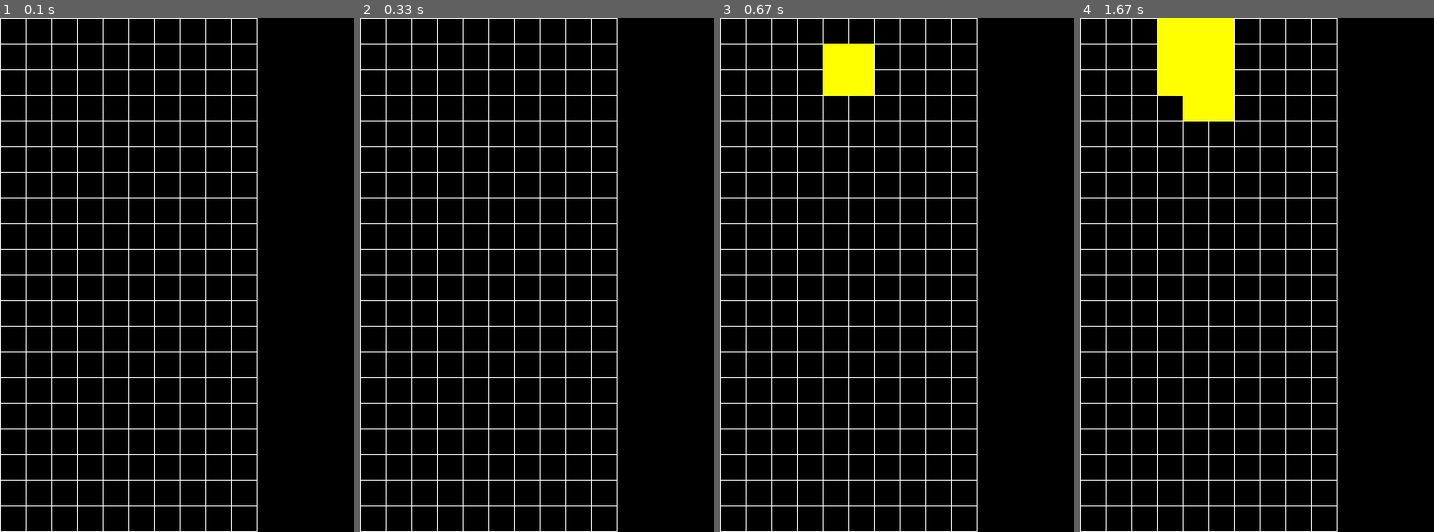
Above: before the commit, frames 1-4 (left to right).
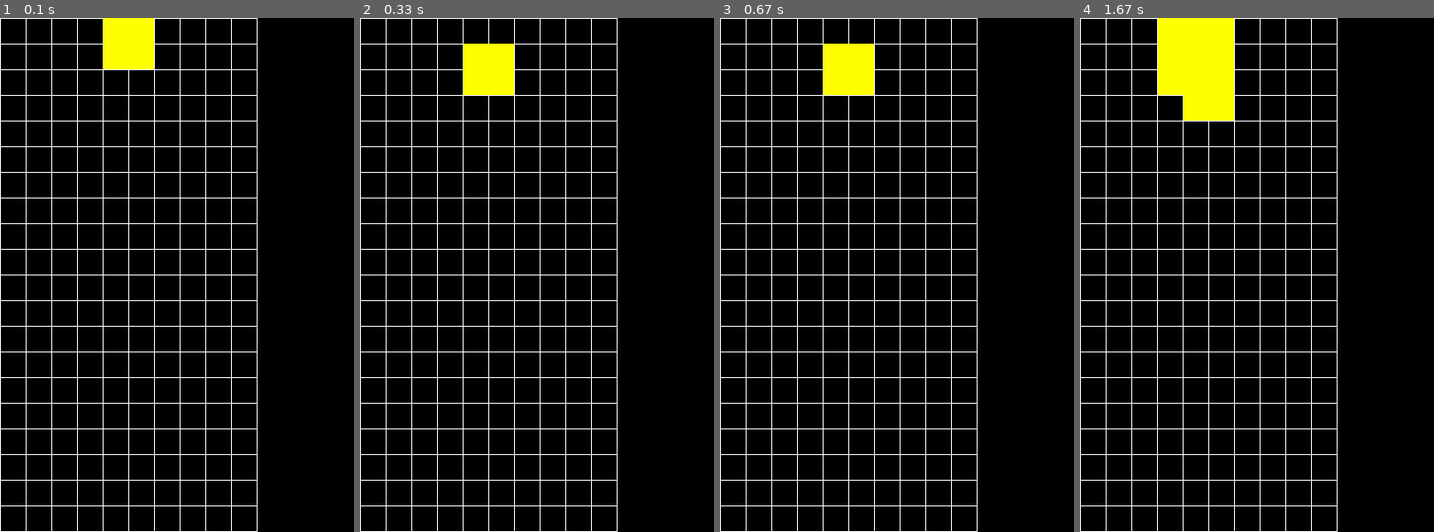
Above: after the commit, the same moments.

Repository: The-Bambi/Pygame_tetris
Game: pygame game, started from main.py
The game is run twice, just before and just after one commit, with the same random seed, the same clock (stepped at 60 frames per second) and the same inputs.
Inputs:
- Up to frame 1 (0.1 s): no input
- Up to frame 2 (0.33 s): no input
- Up to frame 3 (0.67 s): tap Right Ctrl at 0.33 s
- Up to frame 4 (1.67 s): hold Left 0.67-1.2 s; tap Right Ctrl at 0.73, 1.03, 1.3, 1.63 s; hold Down 1.23-1.53 s; hold Left from 1.57 s (still down)

The runs differ from the first frame. In frame 1, 1.4% of the frame differs, in the area x 29-44%, y 0-10%; in frame 2, 1.4%; in frame 3, nothing differs; in frame 4, nothing differs.

Commit message:
Basic piling&spawning behaviour

Diff:
--- a/block.py
+++ b/block.py
@@ -22,7 +22,6 @@
         self.cells = []
         self.next_update = []
         self.color = None
-        self.active = True
 
         if type == ".":
             self.test = anchor
@@ -52,7 +51,7 @@
         #print(self.cells[0].rect)
         for cell in self.cells:
             if cell.down is None or cell.down.piled:
-                self.active = False
+                return False
         for cell in self.cells:
             cell.color = cell.base_color
         for cell in self.cells:
@@ -61,11 +60,12 @@
             self.next_update.append(next_cell)
         self.cells = self.next_update
         self.next_update = []
+        return True
 
 
     def moveLeft(self):
         for cell in self.cells:
-            if cell.left is None:
+            if cell.left is None or cell.left.piled:
                 return
         for cell in self.cells:
             cell.color = cell.base_color
@@ -78,7 +78,7 @@
 
     def moveRight(self):
         for cell in self.cells:
-            if cell.right is None:
+            if cell.right is None or cell.right.piled:
                 return
         for cell in self.cells:
             cell.color = cell.base_color
--- a/grid.py
+++ b/grid.py
@@ -1,9 +1,9 @@
 from cell import *
 from block import *
+from pile import *
 from random import choice
 
 class Grid:
-
     def __init__(self, x_amount, y_amount, screen):
         self.grid = [[Cell(x*29, y*29, 30, 30, screen) for x in range(x_amount)] for y in range(y_amount)]
         for y, line in enumerate(self.grid):
@@ -17,6 +17,7 @@
                 if x < x_amount - 1:
                     cell.right = self.grid[y][x+1]
         self.activeBlock = None
+        self.pile = Pile()
 
     def show(self):
         for line in self.grid:
@@ -25,8 +26,11 @@
 
     def update(self, frameCount):
         if frameCount%60 == 0:
-            if self.activeBlock is not None and self.activeBlock.active:
-                self.activeBlock.fall()
+            if self.activeBlock is not None:
+                if not self.activeBlock.fall():
+                    self.pile.add_block(self.activeBlock)
+                    self.spawn()
+            else: self.spawn()
 
     def spawn(self):
         print("spawned")
